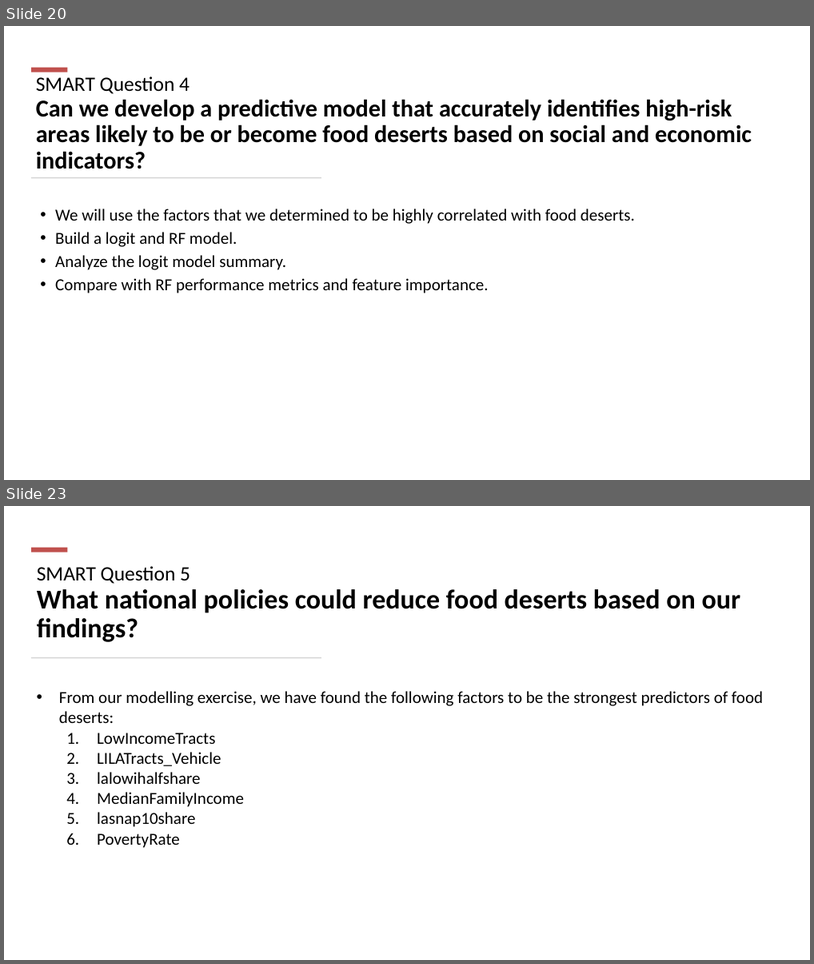
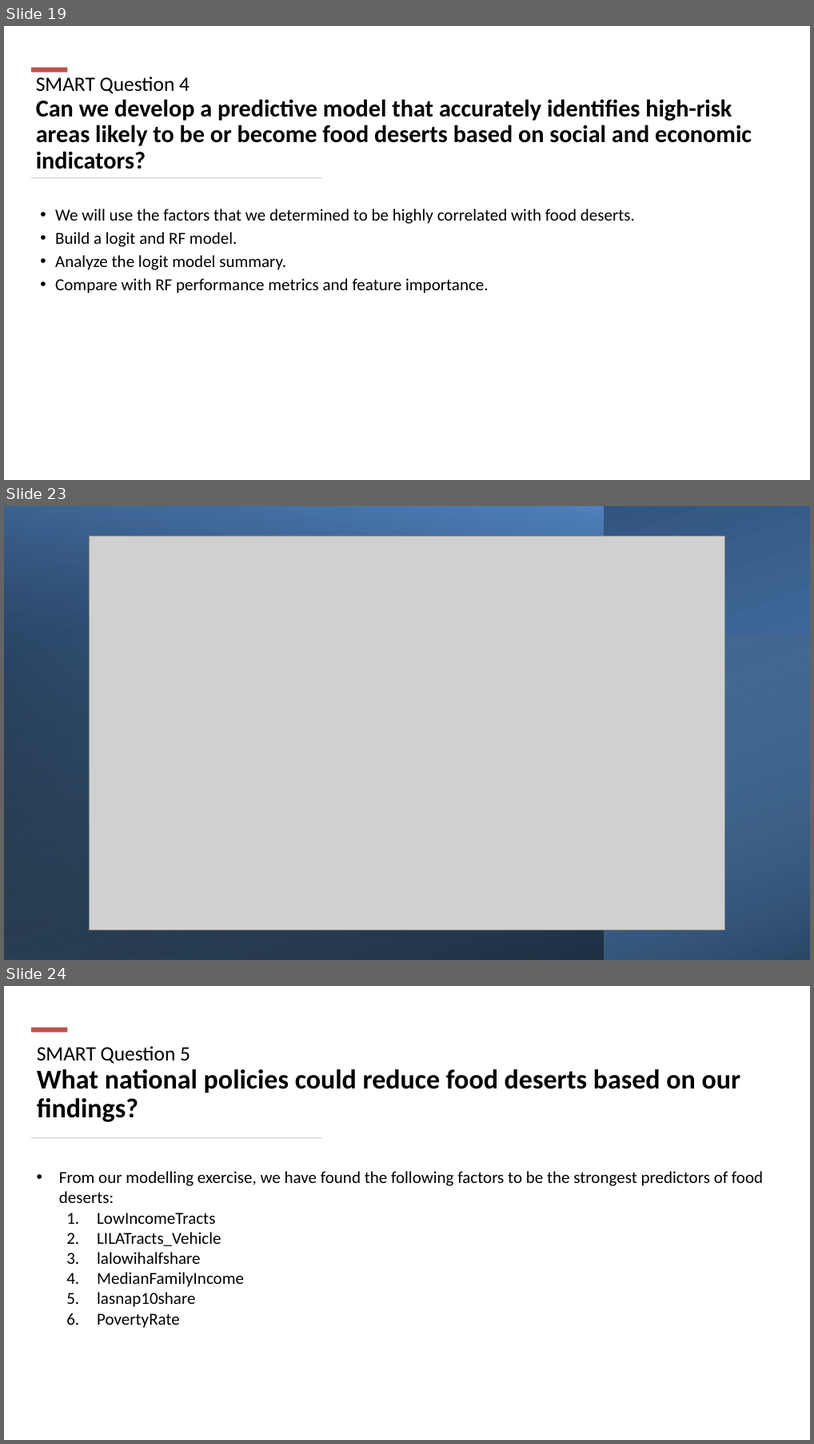
Before and after one commit to Asbetos/DATS6101_final_project, a slide deck: presentation/Presentation Slides- Food deserts in US.pptx. Shown one above the other, each under a label of ours: slides 20 and 23 before the commit, slides 19, 23 and 24 after it; the slides between them are not shown. The pictures are 814x964 and 814x1444 pixels, drawn with LibreOffice and Linux fonts; fonts in the diff are those of the drawing; grey boxes stand for pictures. Boxes give left, top, right and bottom in pixels: in the first picture for what was removed or moved away, otherwise in the second. Text is boxed around its words. In the diff, an @@ line names an element or a change of style, - is before the commit and + after.

```diff
--- a/presentation/Presentation Slides- Food deserts in US.pptx
+++ b/presentation/Presentation Slides- Food deserts in US.pptx
@@ slide 23 added at [4, 506, 810, 960], background #FFFFFF @@
@@ rectangle added at [4, 506, 810, 960], fill gradient #4F81BD to #254061 @@
@@ rectangle added at [4, 506, 604, 960], fill gradient #000000 to #4F81BD @@
@@ picture added at [90, 536, 726, 929] @@
@@ rectangle added at [4, 636, 810, 960], fill gradient #93CDDD to #000000 @@
@@ what was slide 20 is now slide 19 @@
@@ what was slide 23 is now slide 24 @@
```
Also in this commit, not shown: 7 slides changed, 1 other slide added, 1 slide removed, 12 other files.
